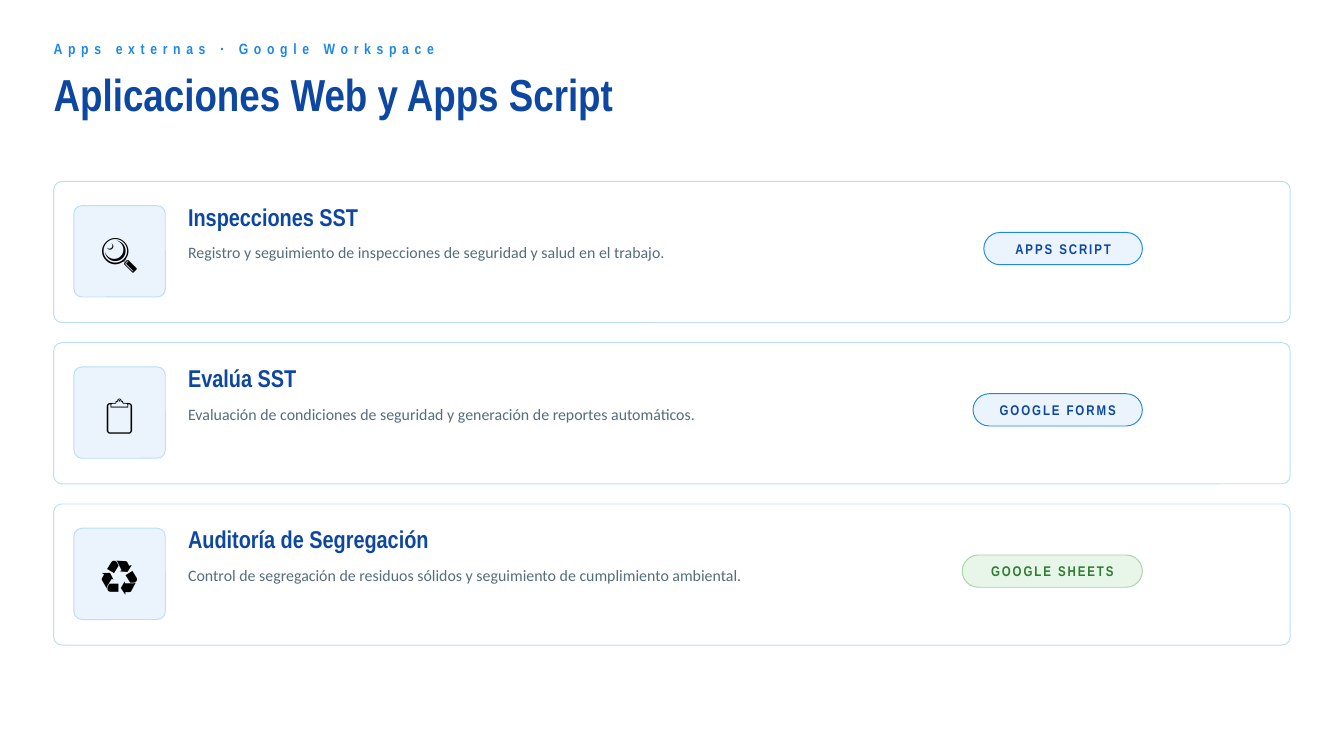
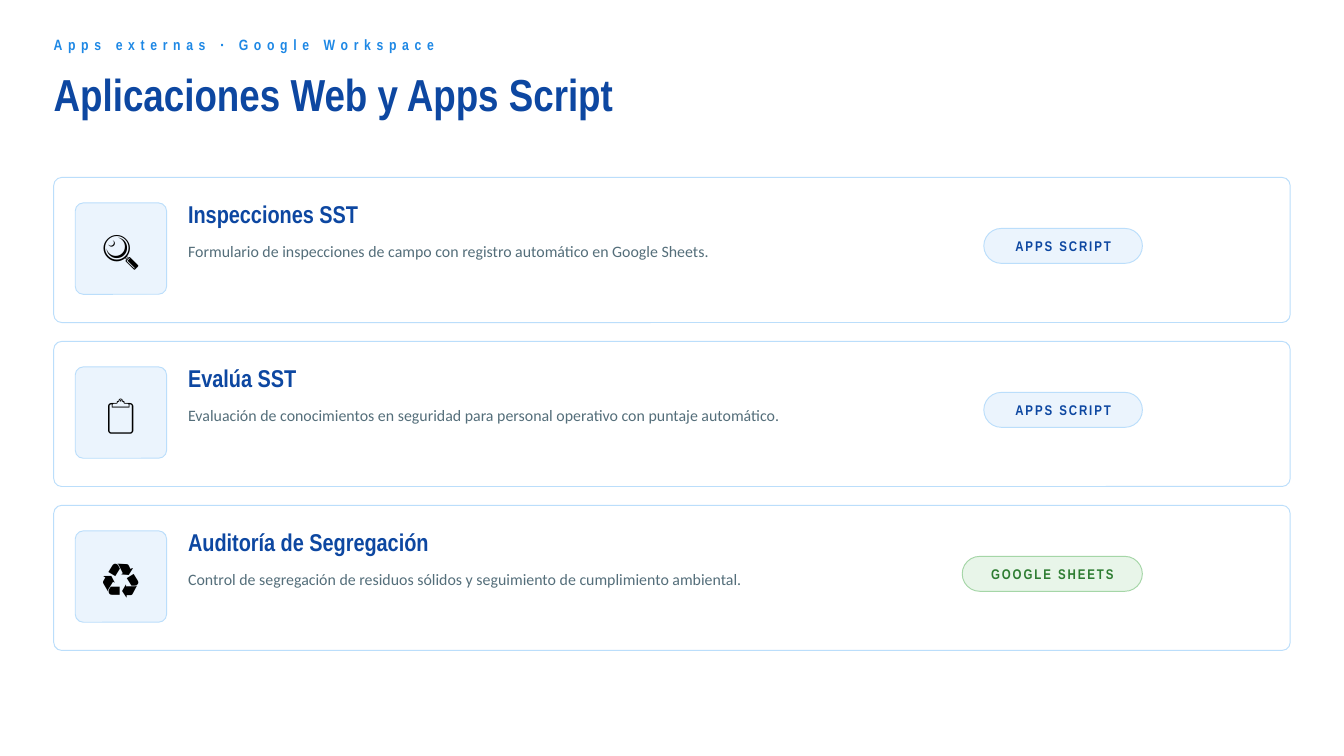
Before and after one commit to adrianchuez2001-png/kewei, a slide deck: slide 8 of Reporte_SST_Semana36.pptx. Drawn at 1344x756 pixels with LibreOffice and Linux fonts; fonts in the diff are those of the drawing. Boxes give left, top, right and bottom in pixels: in the first picture for what was removed or moved away, otherwise in the second. Text is boxed around its words. In the diff, an @@ line names an element or a change of style, - is before the commit and + after.

```diff
--- a/Reporte_SST_Semana36.pptx
+++ b/Reporte_SST_Semana36.pptx
@@ text "Apps externas · Google Workspace": place and size @@
-text "Apps externas · Google Workspace" at bbox=[54, 43, 434, 57]
+text "Apps externas · Google Workspace" at bbox=[54, 39, 434, 53]
@@ rounded rectangle: place and size @@
-rounded rectangle at bbox=[54, 181, 1290, 323]
+rounded rectangle at bbox=[54, 177, 1290, 323]
@@ rounded rectangle: place and size @@
-rounded rectangle at bbox=[984, 233, 1142, 265]
+rounded rectangle at bbox=[984, 228, 1142, 263]
@@ rounded rectangle at bbox=[984, 228, 1142, 263]: outline #1E88E5 0.5 pt to #BBDEFB 0.5 pt @@
@@ text at bbox=[188, 246, 709, 260]: text changed @@
-Registro y seguimiento de inspecciones de seguridad y salud en el trabajo.
+Formulario de inspecciones de campo con registro automático en Google Sheets.
@@ text at bbox=[188, 410, 779, 424]: text changed @@
-Evaluación de condiciones de seguridad y generación de reportes automáticos.
+Evaluación de conocimientos en seguridad para personal operativo con puntaje automático.
@@ rounded rectangle at bbox=[984, 392, 1142, 427]: outline #1E88E5 0.5 pt to #BBDEFB 0.5 pt @@
@@ rounded rectangle: place and size @@
-rounded rectangle at bbox=[973, 394, 1142, 426]
+rounded rectangle at bbox=[984, 392, 1142, 427]
@@ text at bbox=[1015, 405, 1111, 415]: text changed @@
-GOOGLE FORMS
+APPS SCRIPT
@@ proportions changed in 3 elements at bbox=[54, 341, 1290, 487], bbox=[54, 177, 1290, 323], bbox=[54, 505, 1290, 650] @@
@@ rounded rectangle: place and size @@
-rounded rectangle at bbox=[54, 504, 1290, 645]
+rounded rectangle at bbox=[54, 505, 1290, 650]
@@ text "Control de segregación de residuos ...": place and size @@
-text "Control de segregación de residuos ..." at bbox=[188, 570, 741, 584]
+text "Control de segregación de residuos ..." at bbox=[188, 574, 741, 588]
@@ rounded rectangle: place and size @@
-rounded rectangle at bbox=[962, 555, 1142, 587]
+rounded rectangle at bbox=[962, 556, 1142, 591]
```
Also in this commit, not shown: 7 other slides changed, 1 other file.
